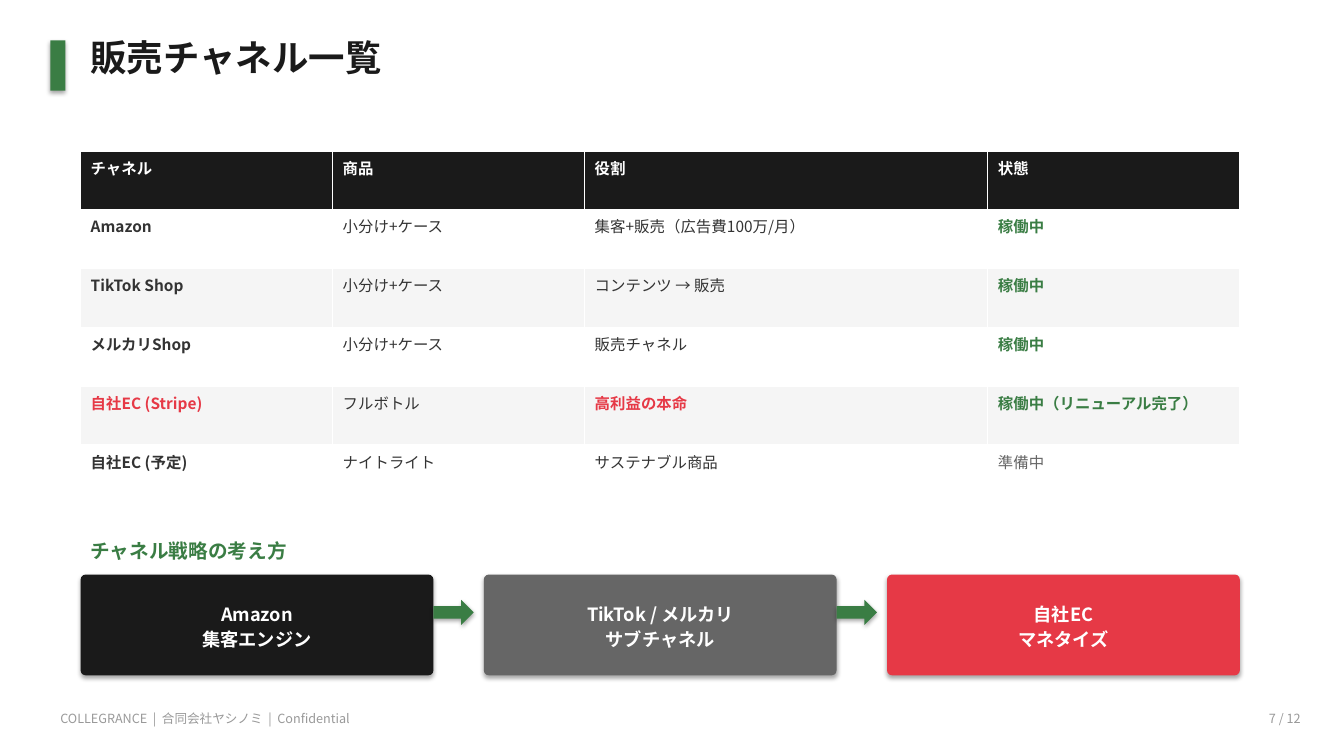
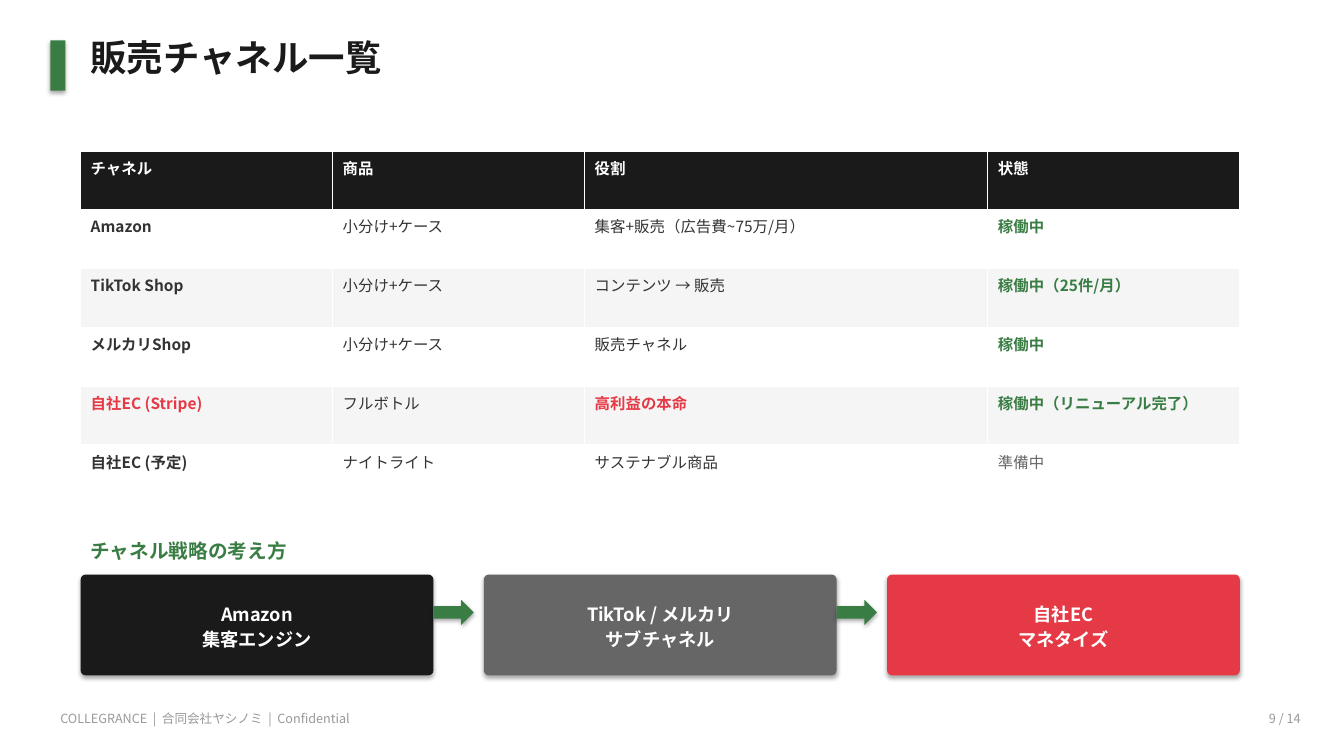
Before and after one commit to Keitoshinomiya/collegranceWEB-, a slide deck: slide 9 of COLLEGRANCE_事業全体像.pptx (slide 7 before the commit). Drawn at 1344x756 pixels with LibreOffice and Linux fonts; fonts in the diff are those of the drawing. Boxes give left, top, right and bottom in pixels: in the first picture for what was removed or moved away, otherwise in the second. Text is boxed around its words. In the diff, an @@ line names an element or a change of style, - is before the commit and + after.

```diff
--- a/COLLEGRANCE_事業全体像.pptx
+++ b/COLLEGRANCE_事業全体像.pptx
@@ table at (81,151,1240,504) @@
-row 2, column 3: 集客+販売（広告費100万/月）
+row 2, column 3: 集客+販売（広告費~75万/月）
-row 3, column 4: 稼働中
+row 3, column 4: 稼働中（25件/月）
@@ text at (1269,714,1301,723): text changed @@
-7 / 12
+9 / 14
```
Also in this commit, not shown: 9 other slides changed, 4 slides added, 2 slides removed, 2 other files.
